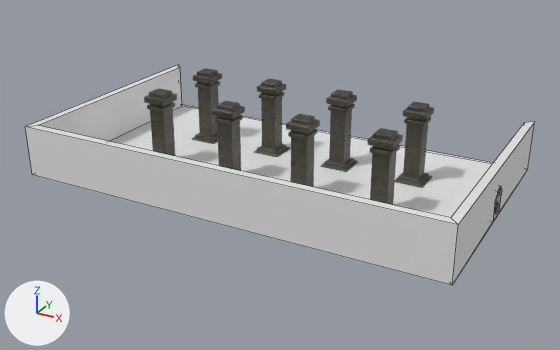
The Blender file Assets/FBX/level-sloupy.blend, before and after one commit.
Both versions are drawn from a 50 mm camera at (56.9, -90.5, 41.4) aimed at (16.5, -16.9, 4.6). Every picture has the same lights, and +X, +Y and +Z are marked at lower left. Mesh edges are drawn as thin lines on the coarser meshes.
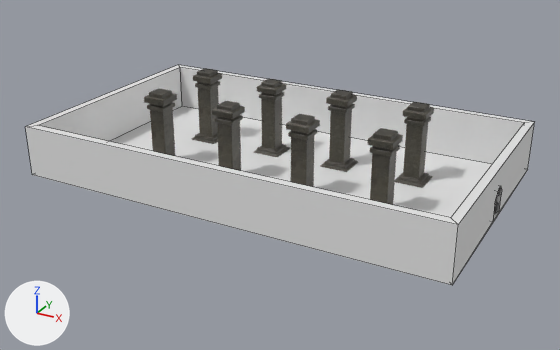
Pixel boxes [x1, y1, x2, y2] of what changed, in the pictures (560 x 350 px):
```json
{"object": "Cube.024", "change": "shown", "after": [179, 65, 533, 164]}
```

Scene script edits in JSON lines:
```json
{"op": "remove", "block": "ob_cube_024", "code": "ob_cube_024.hide_set(True)"}
```
